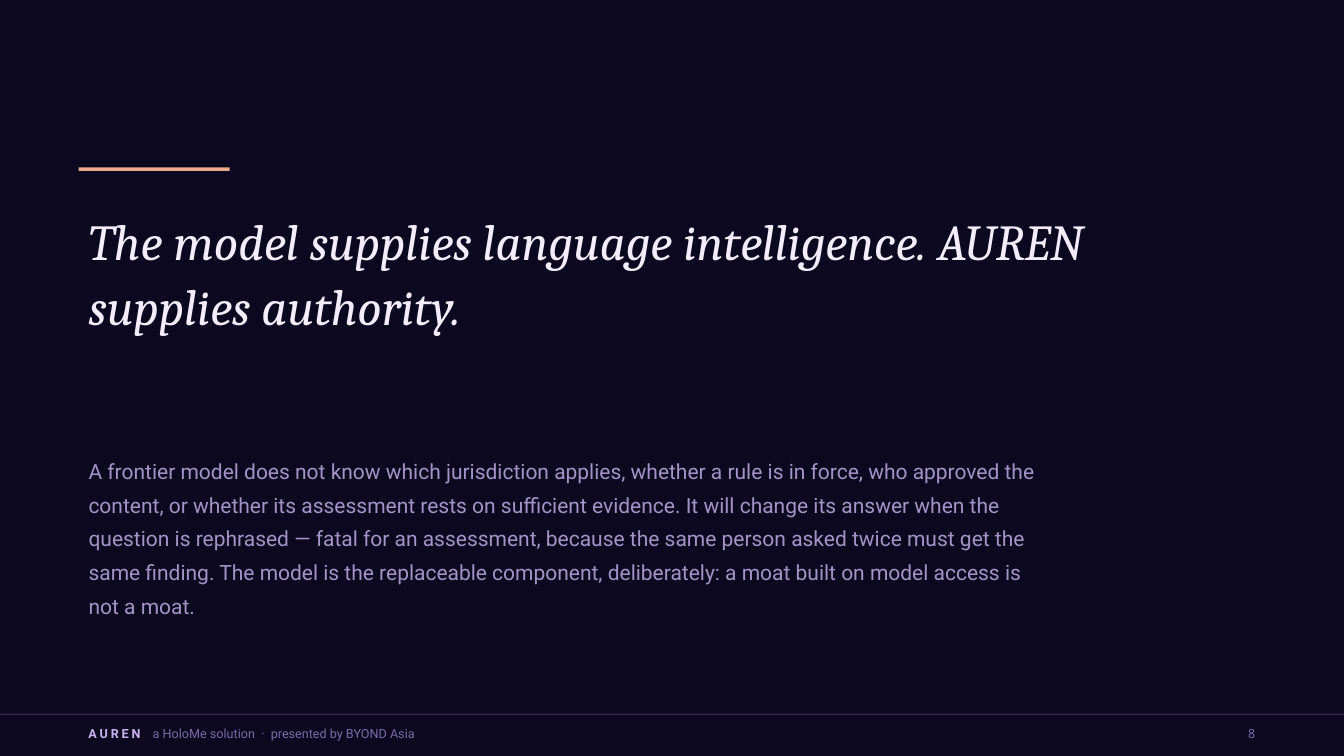
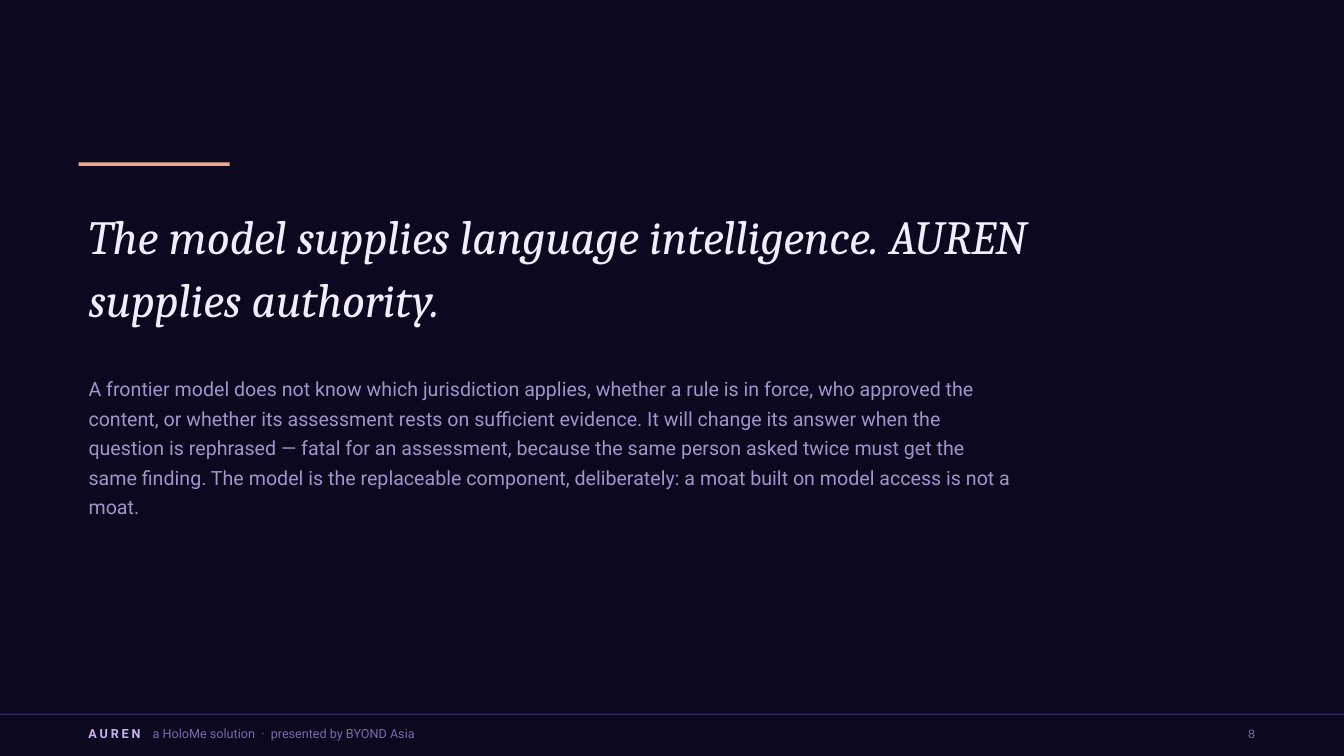
Before and after one commit to Fred-Byond/dengar, a slide deck: slide 9 of docs/AUREN-IOSCO-Pitch-Deck-HoloMe-v2.pptx. Drawn at 1344x756 pixels with LibreOffice and Linux fonts; fonts in the diff are those of the drawing. Boxes give left, top, right and bottom in pixels: in the first picture for what was removed or moved away, otherwise in the second. Text is boxed around its words. In the diff, an @@ line names an element or a change of style, - is before the commit and + after.

```diff
--- a/docs/AUREN-IOSCO-Pitch-Deck-HoloMe-v2.pptx
+++ b/docs/AUREN-IOSCO-Pitch-Deck-HoloMe-v2.pptx
@@ rectangle: place and size @@
-rectangle at (79, 167, 230, 171)
+rectangle at (79, 162, 230, 166)
@@ text "The model supplies language intelligence. ..." at (89, 221, 1026, 328): size 36 to 34 pt; line spacing 46pt to 44.9pt @@
@@ text "A frontier model does not ...": place and size @@
-text "A frontier model does not ..." at (89, 463, 1035, 614)
+text "A frontier model does not ..." at (89, 381, 1010, 514)
@@ text "A frontier model does not ..." at (89, 381, 1010, 514): size 15 to 14 pt; line spacing 24pt to 21pt; vertical alignment middle to top @@
```
Also in this commit, not shown: 33 other slides changed, 11 other files.
